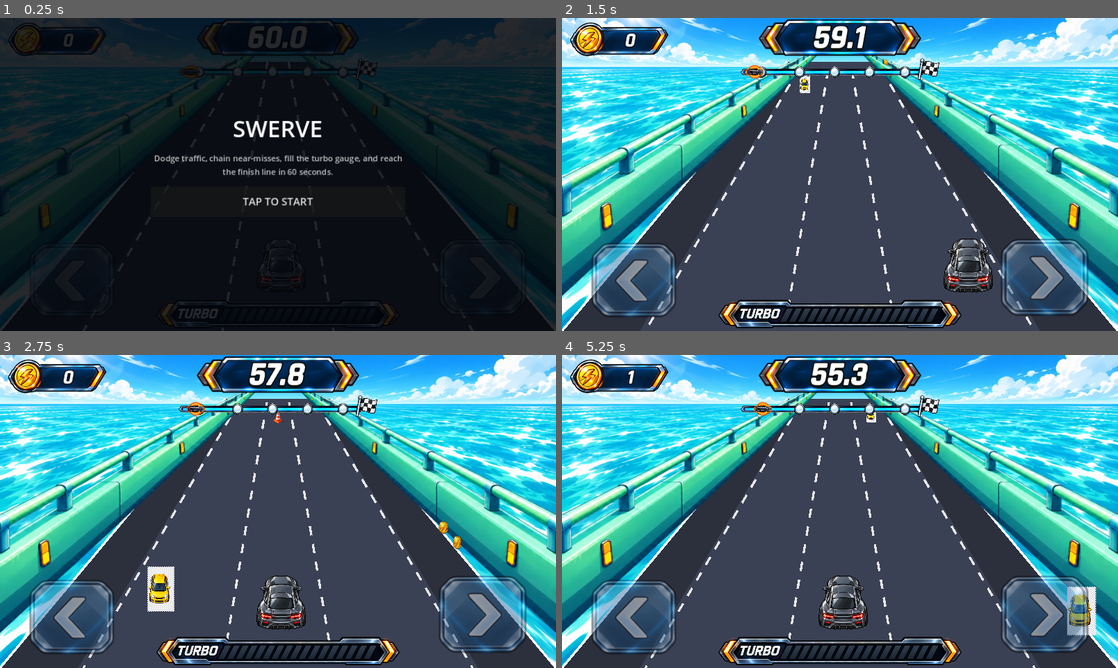
Above: before the commit, frames 1-4 (two rows, left to right).
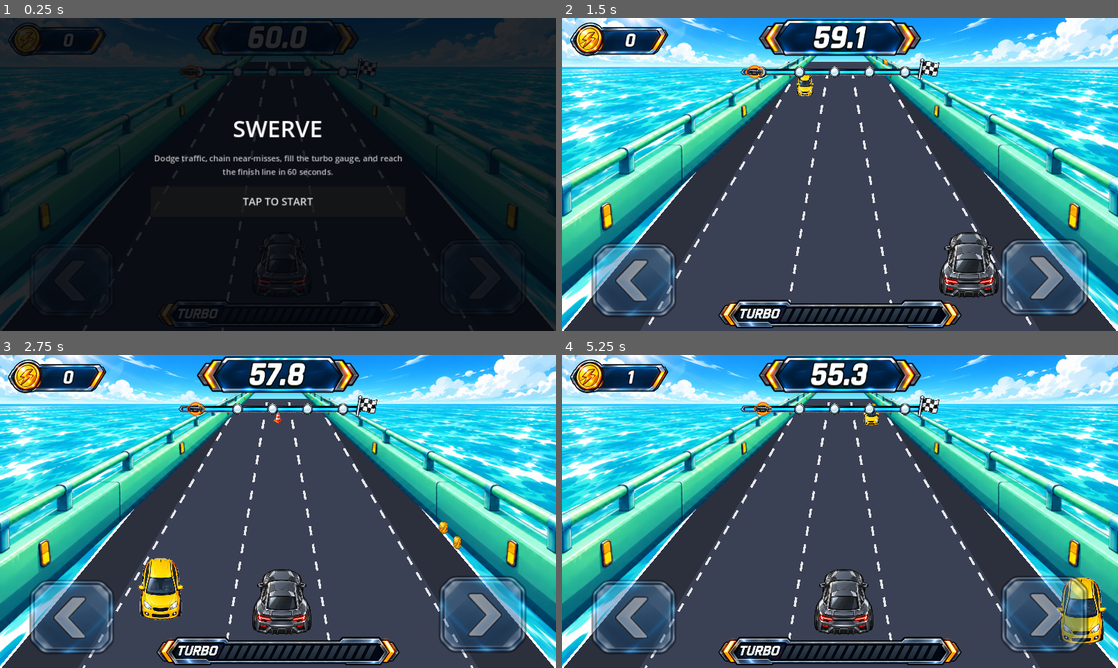
Above: after the commit, the same moments.

Repository: kjs8806/swerve
Game: Godot game, scene res://scenes/Main.tscn
The game is run twice, just before and just after one commit, with the same random seed, the same clock (stepped at 60 frames per second) and the same inputs.
Inputs:
- Up to frame 1 (0.25 s): no input
- Up to frame 2 (1.5 s): click "TAP TO START" at 0.5 s; tap Enter at 1.25, 1.35 s; hold Right from 1.28 s (still down)
- Up to frame 3 (2.75 s): tap Space at 1.52, 2.27 s; release Right at 2.03 s; hold Left from 2.03 s (still down); tap Enter at 2.1 s
- Up to frame 4 (5.25 s): release Left at 2.78 s; hold Right 2.78-4.28 s; tap Enter every 0.75 s from 2.85 to 5.1 s; tap Space at 3.77, 4.52 s; hold Left from 4.28 s (still down)

The runs differ from the first frame. In frame 1, less than 0.1% of the frame differs, in the area x 46-56%, y 70-88%; in frame 2, 1.5%; in frame 3, 2.6%; in frame 4, 2.7%, in the area x 45-98%, y 15-93%.

Commit message:
Clean traffic transparency and set equal 120% vehicle size

Diff:
--- a/godot/scripts/Race.gd
+++ b/godot/scripts/Race.gd
@@ -65,7 +65,7 @@
 
 const TEX_BACKGROUND := preload("res://assets/environment/ocean-sky.png")
 const TEX_GUARDRAILS := preload("res://assets/environment/guardrails.png")
-const HD_VEHICLE_SCALE := 0.25
+const HD_VEHICLE_SCALE := 0.30
 const TEX_PLAYER := preload("res://assets/vehicles/player-gray-hd.png")
 const TRAFFIC_TEXTURES := [
 	preload("res://assets/vehicles/traffic-coral-hd.png"),
@@ -834,7 +834,7 @@
 	if obstacle["kind"] == "hazard":
 		_draw_sprite_centered(HAZARD_TEXTURES[obstacle["variant"]], pos, visual_scale * HD_HAZARD_SCALE)
 	else:
-		_draw_sprite_centered(TRAFFIC_TEXTURES[obstacle["variant"]], pos, visual_scale * 0.82 * HD_VEHICLE_SCALE)
+		_draw_sprite_centered(TRAFFIC_TEXTURES[obstacle["variant"]], pos, visual_scale * HD_VEHICLE_SCALE)
 
 
 func _draw_sky(w: float, hy: float) -> void:
Binary file changed: godot/assets/vehicles/traffic-blue-hd.png
Binary file changed: godot/assets/vehicles/traffic-coral-hd.png
Binary file changed: godot/assets/vehicles/traffic-green-hd.png
Binary file changed: godot/assets/vehicles/traffic-orange-hd.png
Binary file changed: godot/assets/vehicles/traffic-yellow-hd.png
